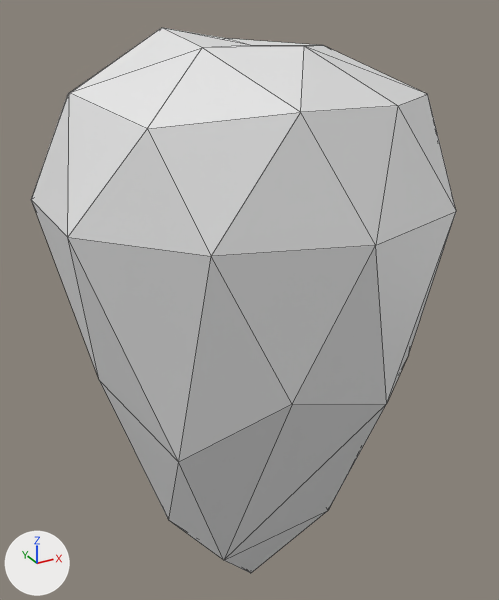
Before and after pictures for a commit that changed the FBX model UpRooted/Assets/Models/RootVege.fbx.
Both versions are drawn from a camera (50 mm lens) standing at (-0.159, -0.288, 0.075) and looking at (0.005, 0.009, -0.074). Lighting does not change. The marker at lower left points along +X, +Y and +Z. Mesh edges are drawn as thin lines.
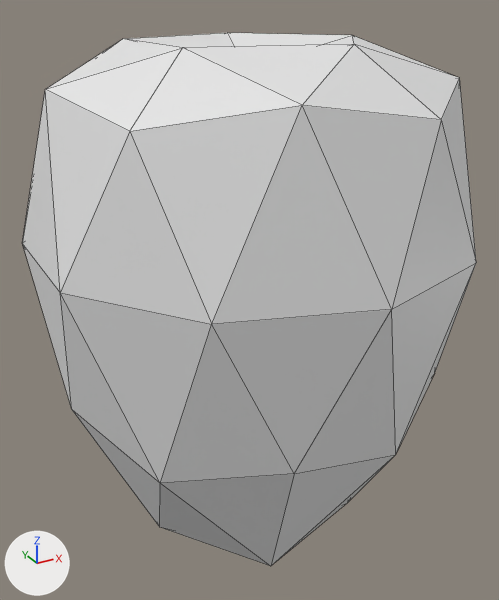
The edits, one by one:
me_icosphere is used by ob_icosphere; location (0.0, 0.0, 0.0); rotation (0.0, -3.142, 0.0), in degrees (0, -180, 0); scale (0.0001, 0.0001, 0.0001).
me_icosphere had 42 vertices, 80 faces and spanned x -963.0..976.0, y -969.0..969.0, z -624.0..2566.0.
me_icosphere now has 42 vertices, 80 faces and spans x -95.0..95.0, y -219.0..53.0, z -100.0..100.0.
me_icosphere part 1: 42 of 42 vertices moved; they spanned x -963.0..976.0, y -969.0..969.0, z -624.0..2566.0 and now span x -95.0..95.0, y -219.0..53.0, z -100.0..100.0; mean shift (-15.0, -46.0, -384.0); largest move (-6.0, 0.0, 2566.0) -> (0.0, -219.0, 0.0).
Object 'Icosphere' (ob_icosphere) turns from (0, -180, 0) to (90, 0, 0) degrees about x, y and z.
Object 'Icosphere' (ob_icosphere) is rescaled from (0.0001, 0.0001, 0.0001) to (0.00109, 0.00109, 0.00109).

What differs and where, as boxes [x1, y1, x2, y2] in the pictures (499 x 600 px):
'Icosphere', reshaped, turned, rescaled: before [31, 28, 456, 573]; after [23, 33, 476, 566]
